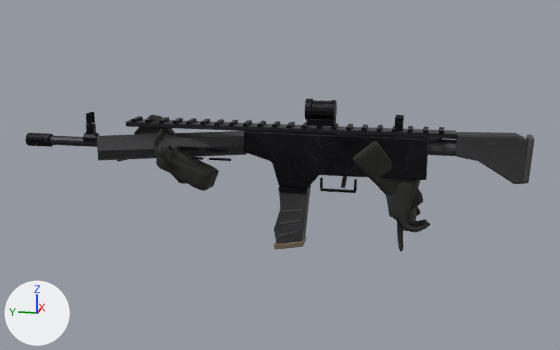
A saved change to the glTF model models/weapons/ar.glb.
The view is the same before and after, from a camera (50 mm lens) standing at (-1.582, -0.169, 0.373) and looking at (0.014, 0.15, -0.026). Lighting does not change. The marker at lower left points along +X, +Y and +Z. The older version comes first. Where no turn or scale is listed for an object, it has been applied to the vertices. Vertices at exactly the same position are counted once.

The first picture shows 'buffer_tube', 'buttpad', 'forearm_L', 'forearm_R', 'hand_L_mesh', 'hand_R_mesh', 'handguard', 'mag_body', 'rail_spine', 'receiver', 'stock' and 30 more.
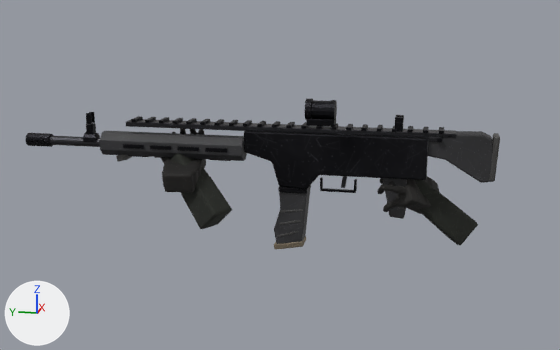
ob_hand_l is not drawn itself; it is the parent of ob_hand_l_mesh, ob_hand_l_pad.
ob_hand_r is not drawn itself; it is the parent of ob_hand_r_mesh, ob_hand_r_pad.

Boxes (x1, y1, x2, y2) around the edits, measured in the pictures (560 x 350 px):
'stock', moved: before (456, 132, 527, 184); after (428, 131, 493, 183)
'handguard', reshaped: before (97, 131, 247, 161); after (99, 131, 247, 161)
'forearm_R', moved, turned: before (353, 141, 423, 208); after (415, 180, 478, 245)
'forearm_L', moved, turned: before (134, 115, 197, 184); after (171, 154, 232, 229)
'hand_L_mesh', moved, turned: before (153, 128, 219, 191); after (161, 129, 206, 192)
'hand_R_mesh', moved, turned: before (392, 179, 430, 251); after (377, 177, 439, 214)
'buttpad', moved: before (523, 135, 535, 183); after (489, 133, 500, 182)
'hand_R_pad', moved, turned (mostly hidden afterwards): before (408, 207, 417, 224); after (395, 195, 399, 199)
'hand_L_pad', moved, turned (not visible afterwards): before (162, 146, 175, 156)

Patch to the scene script:
```diff
--- a/models/weapons/ar.glb.py
+++ b/models/weapons/ar.glb.py
@@ me_cylinder @@
 # used by ob_handguard; location = (0.001, 0.385, 0.032)
-me_cylinder.from_pydata(...)  # 16 vertices, 28 faces; spans x -0.086..0.086, y -0.158..0.158, z -0.027..0.027
+me_cylinder.from_pydata(...)  # 16 vertices, 28 faces; spans x -0.025..0.025, y -0.16..0.16, z -0.025..0.025
+# me_cylinder part 1: the whole mesh is multiplied about its middle by the matrix ((0.853, 0.353, 0.383), (-0.382, 0.924, -0.001), (-0.354, -0.146, 0.924))
 me_cylinder.materials.append(mat_polymer)
@@ ob_buttpad @@
 ob_buttpad = bpy.data.objects.new('buttpad', me_cube_040)
-ob_buttpad.location = (-0.001, -0.356, 0.035)
+ob_buttpad.location = (-0.001, -0.291, 0.036)
@@ ob_forearm_l @@
 ob_forearm_l.parent = ob_ar_root
-ob_forearm_l.location = (0.00319, 0.396, 0.0205)
-ob_forearm_l.rotation_euler = (-0.838, 0.244, -0.14)  # degrees (-48, 14, -8)
+ob_forearm_l.location = (-0.0219, 0.326, -0.0549)
+ob_forearm_l.rotation_euler = (2.392, 0.0, -0.49)  # degrees (137, 0, -28)
@@ ob_forearm_r @@
 ob_forearm_r.parent = ob_ar_root
-ob_forearm_r.location = (0.00103, -0.0836, -0.0135)
-ob_forearm_r.rotation_euler = (-0.698, -0.175, 0.105)  # degrees (-40, -10, 6)
+ob_forearm_r.location = (0.0436, -0.183, -0.0883)
+ob_forearm_r.rotation_euler = (2.277, 0.0, 0.405)  # degrees (130, 0, 23)
@@ ob_hand_l @@
 ob_hand_l.parent = ob_ar_root
-ob_hand_l.location = (-0.01, 0.36, -0.012)
-ob_hand_l.rotation_euler = (-0.349, -3.072, -0.0698)  # degrees (-20, -176, -4)
+ob_hand_l.location = (-0.00424, 0.359, -0.0146)
+ob_hand_l.rotation_euler = (2.886, 0.0154, 1.672)  # degrees (165, 0.9, 96)
@@ ob_hand_r @@
 ob_hand_r.parent = ob_ar_root
-ob_hand_r.location = (0.012, -0.118, -0.055)
-ob_hand_r.rotation_euler = (-1.361, 0.14, -0.105)  # degrees (-78, 8, -6)
+ob_hand_r.location = (0.0256, -0.141, -0.0493)
+ob_hand_r.rotation_euler = (0.752, -0.906, 0.453)  # degrees (43, -52, 26)
@@ ob_stock @@
 ob_stock = bpy.data.objects.new('stock', me_stock)
-ob_stock.location = (0.0, -0.215, 0.052)
+ob_stock.location = (0.0, -0.15, 0.052)
```
